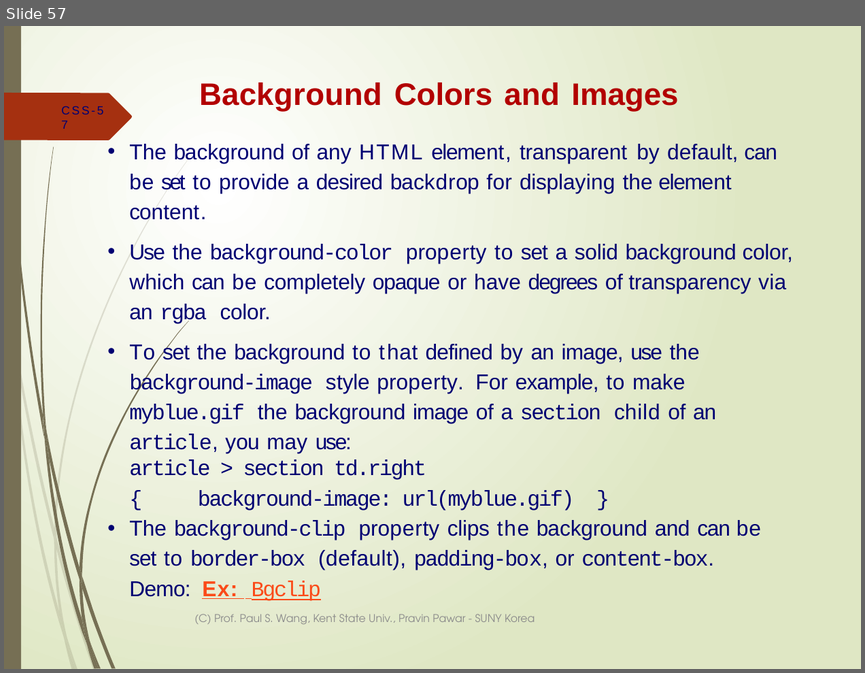
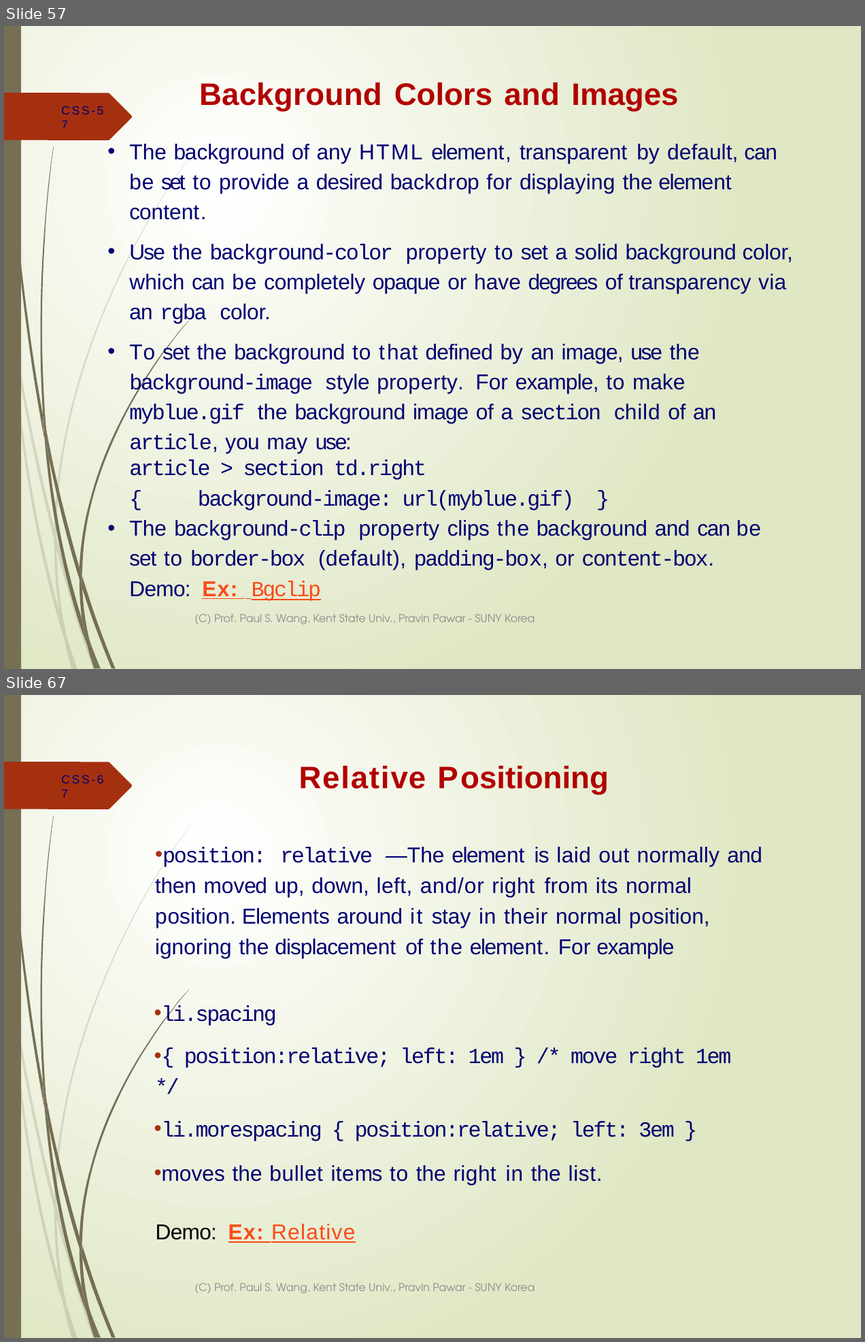
Before and after one commit to ppawar/ppawar.github.io, a slide deck: Fall2019/CSE102-F19/lectures/CSE102_Lec4-CSS.pptx. Shown one above the other, each under a label of ours: slide 57 before the commit, slides 57 and 67 after it; the slides between them are not shown. The pictures are 865x673 and 865x1342 pixels, drawn with LibreOffice and Linux fonts; fonts in the diff are those of the drawing. Boxes give left, top, right and bottom in pixels: in the first picture for what was removed or moved away, otherwise in the second. Text is boxed around its words. In the diff, an @@ line names an element or a change of style, - is before the commit and + after.

```diff
--- a/Fall2019/CSE102-F19/lectures/CSE102_Lec4-CSS.pptx
+++ b/Fall2019/CSE102-F19/lectures/CSE102_Lec4-CSS.pptx
@@ slide 67 added at (x1=4, y1=695, x2=861, y2=1338), background gradient #FFFFFF to #DFE8C4; not listed: 24 template elements that a slide beside it also shows @@
@@ page number added at (x1=61, y1=775, x2=103, y2=783), 10 pt, text #000072 @@
+CSS-67
@@ title added at (x1=299, y1=766, x2=608, y2=795), 26 pt, text #B20000, bold @@
+Relative Positioning
@@ text added at (x1=154, y1=847, x2=762, y2=1185), 18.1 pt, text #000072 @@
+• position: relative —The element is laid out normally and then moved up, down, left, and/or right from its normal position. Elements around it stay in their normal position, ignoring the displacement of the element. For example
+• li.spacing
+• { position:relative; left: 1em } /* move right 1em */
+• li.morespacing { position:relative; left: 3em }
+• moves the bullet items to the right in the list.
@@ text added at (x1=156, y1=1223, x2=355, y2=1242), 18.1 pt, text #FB4A18, underline @@
+Demo: Ex: Relative
@@ text added at (x1=194, y1=1283, x2=534, y2=1293), 9 pt, text #8C8C8C @@
+(C) Prof. Paul S. Wang, Kent State Univ., Pravin Pawar - SUNY Korea
```
Also in this commit, not shown: 17 other slides added, 1 other file.
